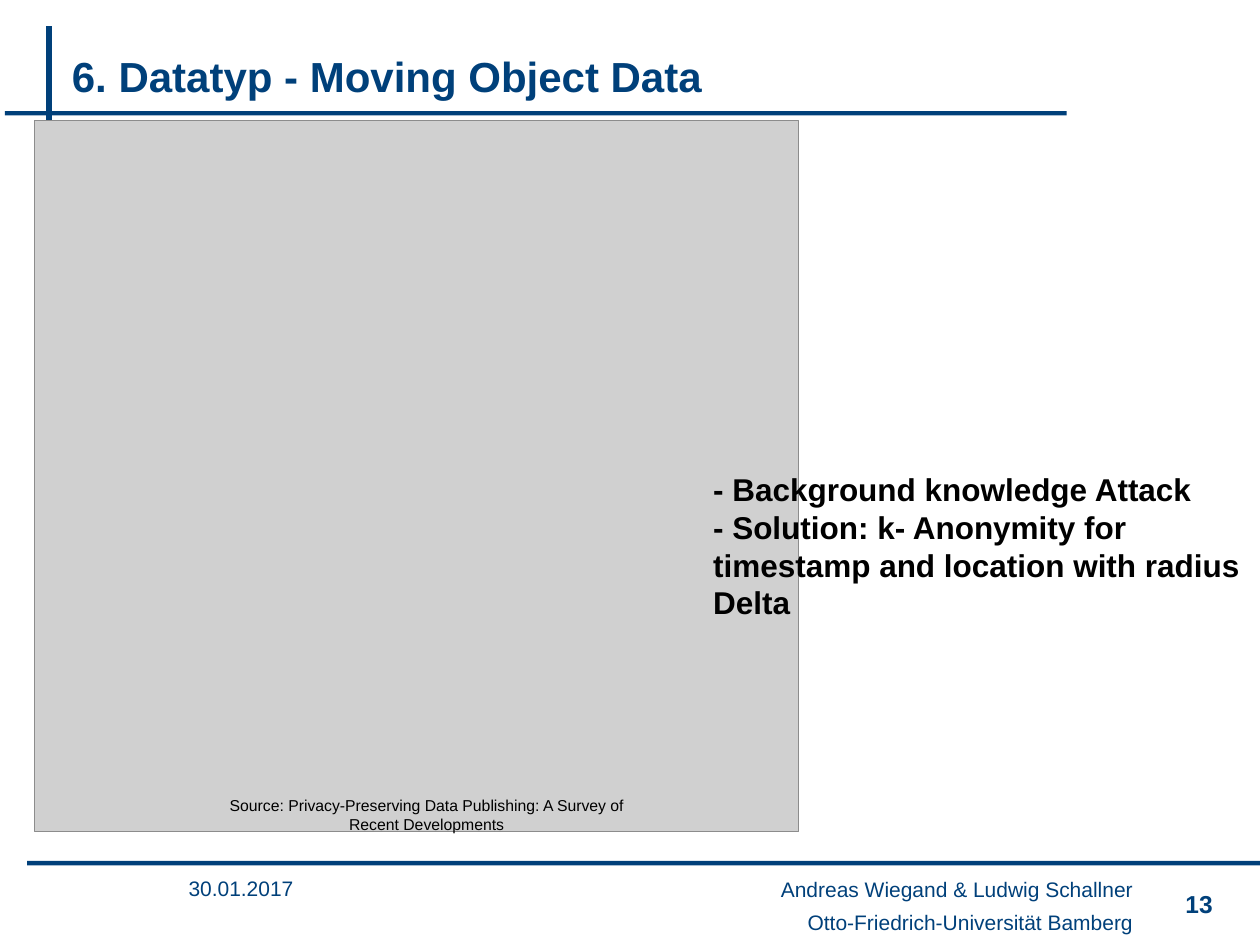
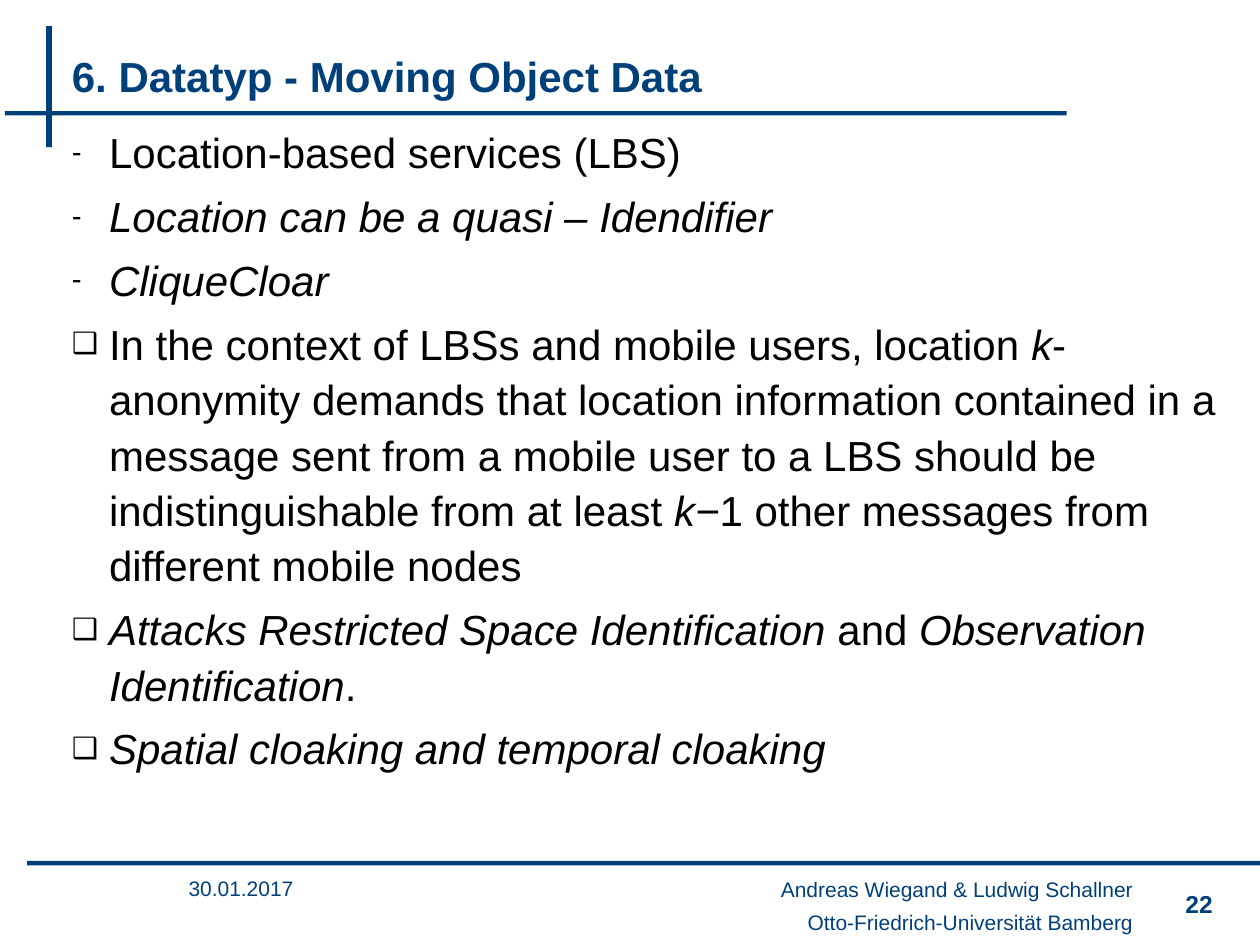
Before and after one commit to wsgan001/PSI-MSem, a slide deck: slide 22 of presentation/sicherheits_final_anV2.pptx (slide 13 before the commit). Drawn at 1260x945 pixels with LibreOffice and Linux fonts; fonts in the diff are those of the drawing; grey boxes stand for pictures; background and template pictures are left out. Boxes give left, top, right and bottom in pixels: in the first picture for what was removed or moved away, otherwise in the second. Text is boxed around its words. In the diff, an @@ line names an element or a change of style, - is before the commit and + after.

```diff
--- a/presentation/sicherheits_final_anV2.pptx
+++ b/presentation/sicherheits_final_anV2.pptx
@@ picture removed at bbox=[35, 120, 799, 832] @@
@@ text at bbox=[109, 137, 1215, 773]: text changed @@
-- Location-based services (LBS)
+– Location-based services (LBS)
+– Location can be a quasi – Idendifier
+– CliqueCloar
+❑ In the context of LBSs and mobile users, location k-anonymity demands that location information contained in a message sent from a mobile user to a LBS should be indistinguishable from at least k−1 other messages from different mobile nodes
+❑ Attacks Restricted Space Identification and Observation Identification.
+❑ Spatial cloaking and temporal cloaking
@@ text removed at bbox=[713, 476, 1239, 615] @@
-- Background knowledge Attack
-- Solution: k- Anonymity for timestamp and location with radius Delta
@@ text removed at bbox=[230, 799, 623, 835] @@
-Source: Privacy-Preserving Data Publishing: A Survey of
-Recent Developments
@@ page number at bbox=[1185, 896, 1212, 913]: text changed @@
-13
+22
```
Also in this commit, not shown: 3 other slides changed, 1 slide added, 5 other files.
